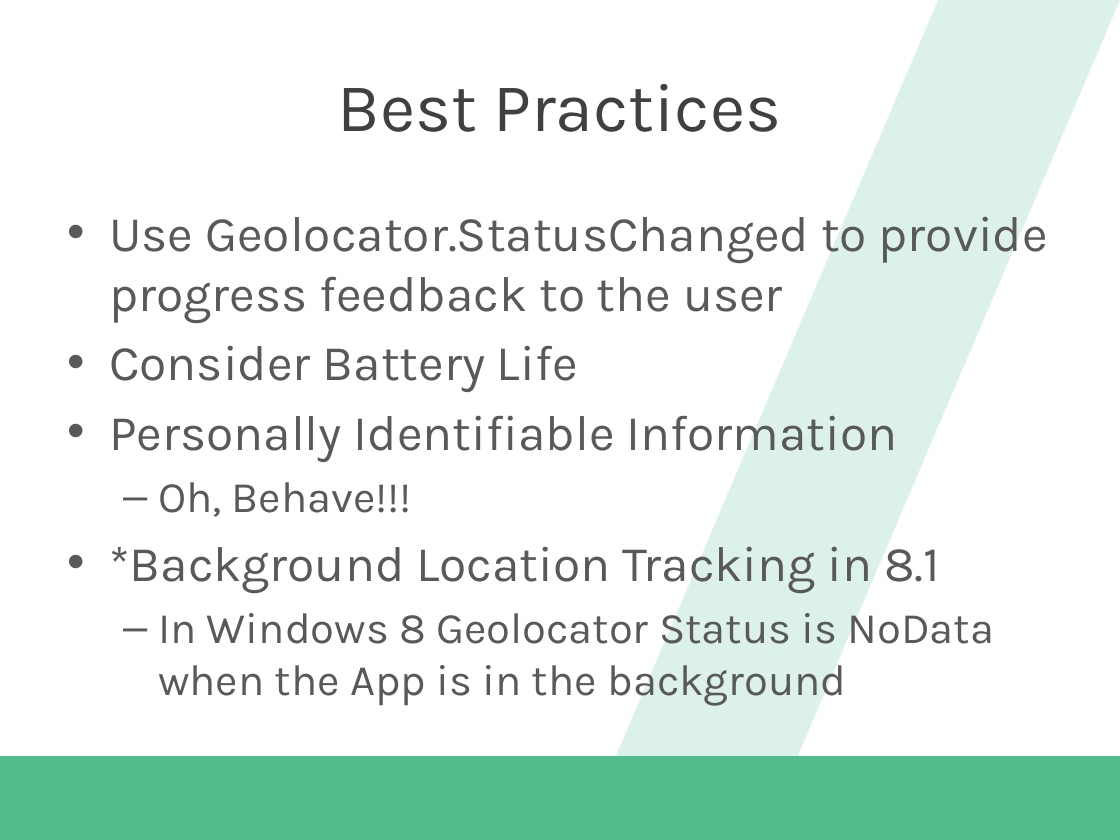
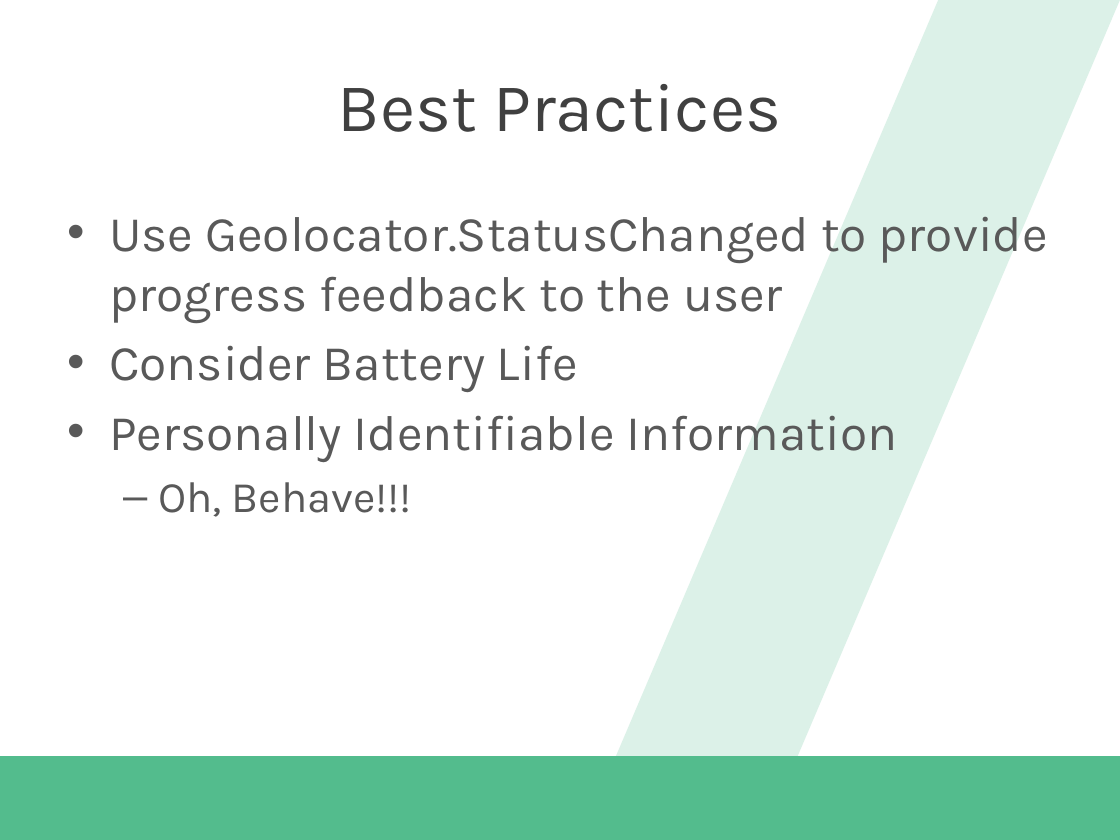
Before and after one commit to dannydwarren/WindowsLocationAndProximity, a slide deck: slide 6 of Master Windows 8.1 Location and Proximity Capabilities.pptx. Drawn at 1120x840 pixels with LibreOffice and Linux fonts; fonts in the diff are those of the drawing; background and template pictures are left out. Boxes give left, top, right and bottom in pixels: in the first picture for what was removed or moved away, otherwise in the second. Text is boxed around its words. In the diff, an @@ line names an element or a change of style, - is before the commit and + after.

```diff
--- a/Master Windows 8.1 Location and Proximity Capabilities.pptx
+++ b/Master Windows 8.1 Location and Proximity Capabilities.pptx
@@ text at (109,546,995,706): paragraphs removed @@
-• *Background Location Tracking in 8.1
-  – In Windows 8 Geolocator Status is NoData when the App is in the background
```
Also in this commit, not shown: 3 other slides changed.
